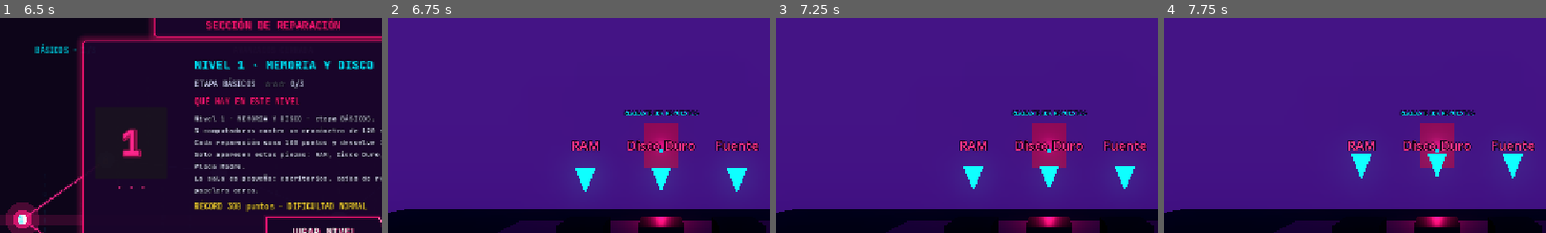
Above: before the commit, frames 1-4 (left to right).
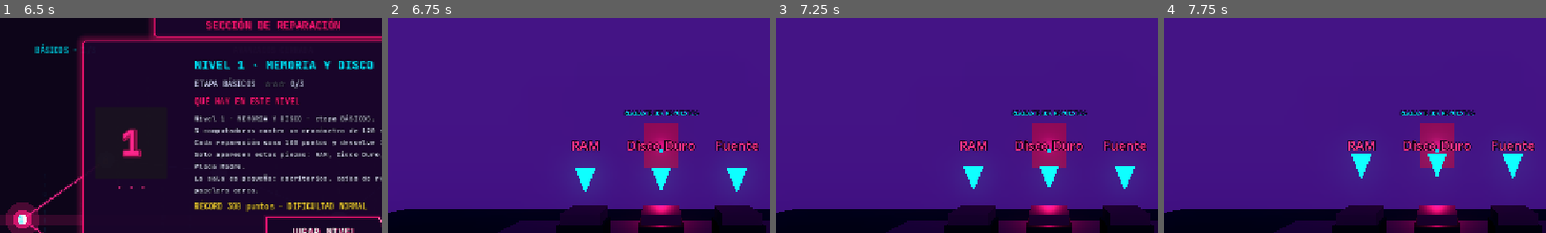
Above: after the commit, the same moments.

Repository: santiago9seijas-bit/computer-technician-3D
Game: Godot game, scene res://scenes/menus/MainMenu.tscn
Two runs of this game, one before a commit and one after it. Both use one fixed random seed, a clock stepped at 60 frames per second and the inputs below.
Inputs:
- Up to frame 1 (6.5 s): click "JUGAR" at 0.5 s; click "◄ VOLVER" at 1.25 s; click "JUGAR" at 2 s; click "NIVELES" at 2.75 s; click "REPARACIÓN (12)" at 3.5 s; click "SISTEMA (12) 🔒" at 4.25 s; click "SERVIDOR (12) 🔒" at 5 s; click "1" at 5.75 s
- Up to frame 2 (6.75 s): click "JUGAR NIVEL" at 6.5 s
- Up to frame 3 (7.25 s): no input
- Up to frame 4 (7.75 s): click "1. Estrella ★" at 7.25 s
The pictures show only the part of the screen within x 14-64%, y 19-69%; the shares and areas given below are measured in that part.

Frame 1 is identical in both runs. In frame 2, 2.0% of the frame differs, in the area x 45-98%, y 87-97%; in frame 3, 2.0%; in frame 4, 2.0%.

Commit message:
feat: persistencia de slots vacios en la PC y reanudacion directa en minijuego inverso

Diff:
--- a/scenes/components/ComponentSlot.tscn
+++ b/scenes/components/ComponentSlot.tscn
@@ -13,6 +13,15 @@
 [sub_resource type="BoxMesh" id="BoxMesh_base"]
 material = SubResource("StandardMaterial3D_base")
 size = Vector3(0.4, 0.15, 0.4)
+
+[sub_resource type="StandardMaterial3D" id="StandardMaterial3D_piece"]
+albedo_color = Color(0.25, 0.1, 0.28, 1)
+metallic = 0.6
+roughness = 0.4
+
+[sub_resource type="BoxMesh" id="BoxMesh_piece"]
+material = SubResource("StandardMaterial3D_piece")
+size = Vector3(0.35, 0.1, 0.35)
 
 [sub_resource type="StandardMaterial3D" id="StandardMaterial3D_arrow"]
 albedo_color = Color(0, 0.9, 1, 1)
@@ -35,6 +44,10 @@
 transform = Transform3D(1, 0, 0, 0, 1, 0, 0, 0, 1, 0, 0.075, 0)
 mesh = SubResource("BoxMesh_base")
 
+[node name="PieceMesh" type="MeshInstance3D" parent="."]
+transform = Transform3D(1, 0, 0, 0, 1, 0, 0, 0, 1, 0, 0.2, 0)
+mesh = SubResource("BoxMesh_piece")
+
 [node name="ArrowMesh" type="MeshInstance3D" parent="."]
 transform = Transform3D(1, 0, 0, 0, -1, 8.74228e-08, 0, -8.74228e-08, -1, 0, 0.6, 0)
 mesh = SubResource("PrismMesh_arrow")
--- a/scripts/components/ComponentSlot.gd
+++ b/scripts/components/ComponentSlot.gd
@@ -6,50 +6,94 @@
 
 @onready var arrow_mesh: MeshInstance3D = $ArrowMesh
 @onready var label_3d: Label3D = $Label3D
+@onready var piece_mesh: MeshInstance3D = $PieceMesh
 
 var is_fixed: bool = false
+var is_empty_slot: bool = false
+var saved_screw_type: String = ""
 var original_arrow_y: float = 0.0
 
 func _ready() -> void:
 	if arrow_mesh:
 		original_arrow_y = arrow_mesh.position.y
-	if label_3d:
-		label_3d.text = component_name
+	_update_3d_visuals()
 
 func _process(delta: float) -> void:
 	if arrow_mesh and not is_fixed:
-		# Animación de flotación suave arriba/abajo para la flecha
 		var t = Time.get_ticks_msec() / 1000.0
 		arrow_mesh.position.y = original_arrow_y + sin(t * 3.0) * 0.08
+
+func _update_3d_visuals() -> void:
+	if not label_3d:
+		return
+
+	if is_fixed:
+		label_3d.text = "%s (OK)" % component_name
+		label_3d.modulate = Color(0, 1, 0.4, 1)
+		if arrow_mesh:
+			arrow_mesh.visible = false
+		if piece_mesh:
+			piece_mesh.visible = true
+			piece_mesh.modulate = Color(0, 0.95, 1, 1)
+	elif is_empty_slot:
+		label_3d.text = "%s [SLOT VACÍO]" % component_name
+		label_3d.modulate = Color(1.0, 0.75, 0.1, 1)
+		if arrow_mesh:
+			arrow_mesh.visible = true
+		if piece_mesh:
+			piece_mesh.visible = false # Pieza retirada físicamente de la PC
+	else:
+		label_3d.text = component_name
+		label_3d.modulate = Color(1, 0.2, 0.5, 1)
+		if arrow_mesh:
+			arrow_mesh.visible = true
+		if piece_mesh:
+			piece_mesh.visible = true
 
 func get_interaction_prompt() -> String:
 	if is_fixed:
 		return "%s: Reparada y funcionando correctamente" % component_name
-	return "[E] Reparar %s (Iniciar Minijuego)" % component_name
+	elif is_empty_slot:
+		return "[E] %s: Slot Vacío (Instalar repuesto nuevo)" % component_name
+	return "[E] Reparar %s (Extraer componente dañado)" % component_name
 
 func interact(player) -> void:
 	if is_fixed:
 		return
 
-	# Pausar control del jugador e instanciar minijuego
 	if minigame_scene:
 		player.set_movement_enabled(false)
 		var minigame = minigame_scene.instantiate()
+
+		# Transferir estado de persistencia al minijuego
+		if "start_as_empty_slot" in minigame:
+			minigame.start_as_empty_slot = is_empty_slot
+		if "saved_screw_type" in minigame and saved_screw_type != "":
+			minigame.screw_type = saved_screw_type
+
 		get_tree().root.add_child(minigame)
+
+		# Si el jugador retira la pieza rota durante el minijuego, persistimos el estado inmediatamente
+		if minigame.has_signal("old_part_extracted"):
+			minigame.connect("old_part_extracted", func():
+				is_empty_slot = true
+				if "screw_type" in minigame:
+					saved_screw_type = minigame.screw_type
+				_update_3d_visuals()
+			)
 
 		minigame.connect("minigame_finished", func(success: bool):
 			player.set_movement_enabled(true)
 			minigame.queue_free()
 			if success:
 				_on_repaired()
+			else:
+				_update_3d_visuals()
 		)
 
 func _on_repaired() -> void:
 	is_fixed = true
+	is_empty_slot = false
 	is_damaged = false
-	if label_3d:
-		label_3d.text = "%s (OK)" % component_name
-		label_3d.modulate = Color(0, 1, 0.4, 1)
-	if arrow_mesh:
-		arrow_mesh.visible = false
+	_update_3d_visuals()
 	GameManager.register_repair(100, 10.0)
--- a/scripts/minigames/HDDMinigame.gd
+++ b/scripts/minigames/HDDMinigame.gd
@@ -1,6 +1,7 @@
 extends Control
 
 signal minigame_finished(success: bool)
+signal old_part_extracted()
 
 enum State {
 	UNSCREW_4,
@@ -13,11 +14,13 @@
 }
 
 var current_state: State = State.UNSCREW_4
+var start_as_empty_slot: bool = false
+
 var screws_left: int = 4
 var screws_tightened: int = 0
 var sata_connected: bool = true
 
-# Tipo aleatorio de tornillos: "cruz" (Tecla 1) o "pala" (Tecla 2)
+# Tipo de tornillos: "cruz" (Tecla 1) o "pala" (Tecla 2)
 var screw_type: String = "cruz"
 var required_tool_id: int = 1
 
@@ -47,21 +50,29 @@
 
 	disk_panel.gui_input.connect(_on_disk_gui_input)
 
-	# Elegir tipo de tornillos aleatoriamente (50% Cruz, 50% Pala)
-	var rng = RandomNumberGenerator.new()
-	rng.randomize()
-	if rng.randf() > 0.5:
-		screw_type = "pala"
-		required_tool_id = 2
-	else:
-		screw_type = "cruz"
-		required_tool_id = 1
-
-	# Configurar apariencia de los 4 tornillos según el tipo
+	# Si no se pasó un tipo persistente, elegir aleatoriamente
+	if screw_type == "" or (not start_as_empty_slot and screw_type == "cruz"):
+		var rng = RandomNumberGenerator.new()
+		rng.randomize()
+		screw_type = "pala" if rng.randf() > 0.5 else "cruz"
+
+	required_tool_id = 1 if screw_type == "cruz" else 2
 	var icon = "✚" if screw_type == "cruz" else "▬"
+
 	for s in screws:
 		s.text = icon
 		s.pressed.connect(func(): _on_screw_pressed(s))
+
+	# Si la bahía ya estaba vacía (pieza retirada previamente)
+	if start_as_empty_slot:
+		screws_left = 0
+		sata_connected = false
+		disk_panel.visible = false
+		for s in screws:
+			s.visible = false
+		btn_sata.text = "Cable SATA: [DESCONECTADO]"
+		btn_sata.modulate = Color(1, 0.3, 0.3, 1)
+		current_state = State.INSERT_NEW_HDD
 
 	_update_ui_state()
 
@@ -81,7 +92,7 @@
 			disk_drag_label.text = "▲ HAZ CLIC Y ARRASTRA\nHACIA ARRIBA ▲"
 			disk_drag_label.modulate = Color(0, 1, 0.6, 1)
 		State.INSERT_NEW_HDD:
-			status_label.text = "Paso 4: Inserta el Disco Duro nuevo desde tu mochila."
+			status_label.text = "Bahía vacía. Inserta el Disco Duro nuevo desde tu mochila."
 			status_label.modulate = Color(1.0, 0.85, 0.2, 1)
 			_check_spare_in_backpack()
 		State.CONNECT_SATA_NEW:
@@ -111,7 +122,6 @@
 		btn_insert_spare.modulate = Color(1, 0.4, 0.4, 1)
 
 func _on_screw_pressed(btn: Button) -> void:
-	# Validar herramienta
 	if GameManager.equipped_tool != required_tool_id:
 		GameManager.register_error(2.0)
 		var expected = "CRUZ / ESTRELLA (Tecla 1)" if screw_type == "cruz" else "PALA / PLANO (Tecla 2)"
@@ -146,7 +156,6 @@
 		sata_connected = true
 		btn_sata.text = "Cable SATA: [CONECTADO]"
 		btn_sata.modulate = Color(0, 1, 0.5, 1)
-		# Mostrar tornillos para volver a ajustar
 		for s in screws:
 			s.visible = true
 			s.disabled = false
@@ -179,6 +188,7 @@
 		disk_panel.visible = false
 		GameManager.add_item_to_backpack({"name": "Disco Duro", "broken": true})
 		current_state = State.INSERT_NEW_HDD
+		old_part_extracted.emit() # Notificar a la PC que la bahía quedó vacía
 		_update_ui_state()
 	)
 
--- a/scripts/minigames/RAMMinigame.gd
+++ b/scripts/minigames/RAMMinigame.gd
@@ -1,6 +1,7 @@
 extends Control
 
 signal minigame_finished(success: bool)
+signal old_part_extracted()
 
 enum State {
 	EXTRACT_SIDES,
@@ -12,6 +13,7 @@
 }
 
 var current_state: State = State.EXTRACT_SIDES
+var start_as_empty_slot: bool = false
 
 # Estados de extracción de la RAM vieja
 var left_unseated: bool = false
@@ -51,6 +53,12 @@
 	zone_left.gui_input.connect(func(event): _handle_zone_input("left", event))
 	zone_right.gui_input.connect(func(event): _handle_zone_input("right", event))
 	zone_center.gui_input.connect(func(event): _handle_zone_input("center", event))
+
+	# Si el slot ya estaba vacío al entrar a la PC
+	if start_as_empty_slot:
+		ram_stick.visible = false
+		empty_slot_label.visible = true
+		current_state = State.EMPTY_SLOT
 
 	_update_ui_state()
 
@@ -182,7 +190,7 @@
 			status_label.modulate = Color(1, 0.2, 0.3, 1)
 
 	elif current_state == State.LOCK_SIDES:
-		var pushed_down = delta_y >= threshold or abs(delta_y) < 10.0 # Permite clic o arrastre hacia abajo
+		var pushed_down = delta_y >= threshold or abs(delta_y) < 10.0
 
 		if part == "left":
 			if pushed_down and not new_left_locked:
@@ -227,7 +235,7 @@
 	_update_ui_state()
 	if new_left_locked and new_right_locked:
 		var tween = create_tween()
-		tween.tween_property(ram_stick, "position:y", 38.0, 0.1) # Asentado final
+		tween.tween_property(ram_stick, "position:y", 38.0, 0.1)
 		tween.tween_callback(func():
 			lbl_center.text = "DDR5 - 16GB [ASEGURADA]"
 			lbl_center.modulate = Color(0, 1, 0.5, 1)
@@ -241,9 +249,10 @@
 	tween.parallel().tween_property(ram_stick, "modulate:a", 0.0, 0.35)
 	tween.tween_callback(func():
 		ram_stick.visible = false
-		empty_slot_label.visible = true # Dejar visible el slot vacío
+		empty_slot_label.visible = true
 		GameManager.add_item_to_backpack({"name": "RAM", "broken": true})
 		current_state = State.EMPTY_SLOT
+		old_part_extracted.emit() # Notificar al slot de la PC que la pieza fue retirada
 		_update_ui_state()
 	)
 
@@ -267,9 +276,8 @@
 	btn_use_spare.visible = false
 	empty_slot_label.visible = false
 
-	# Mostrar RAM nueva sobre el slot lista para ser arrastrada al centro
 	ram_stick.visible = true
-	ram_stick.modulate = Color(0, 0.95, 1, 1) # Color cian de componente nuevo
+	ram_stick.modulate = Color(0, 0.95, 1, 1)
 	ram_stick.position.y = -70.0
 	ram_stick.rotation_degrees = 0.0
 
Not shown: 1 places in scenes/components/ComponentSlot.tscn that only renumber resources
